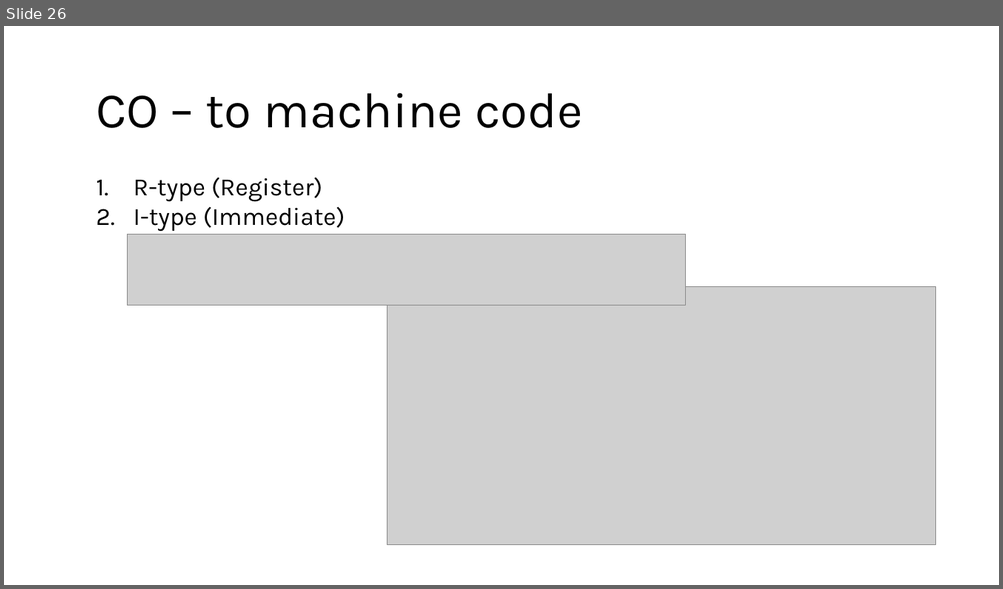
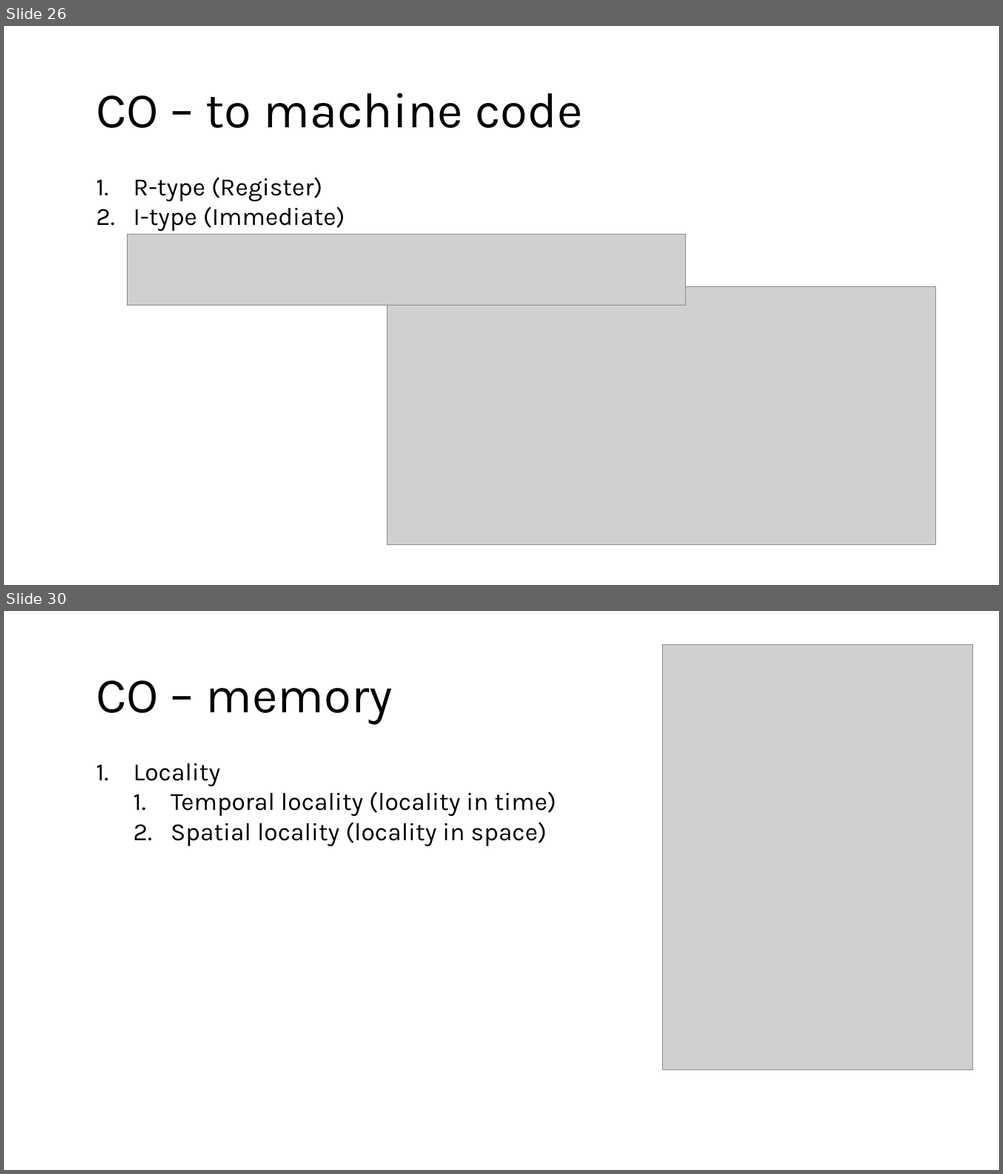
Before and after one commit to PuiPu/MasterExamPapers, a slide deck: 考研.pptx. Shown one above the other, each under a label of ours: slide 26 before the commit, slides 26 and 30 after it; the slides between them are not shown. The pictures are 1003x589 and 1003x1174 pixels, drawn with LibreOffice and Linux fonts; fonts in the diff are those of the drawing; grey boxes stand for pictures. Boxes give left, top, right and bottom in pixels: in the first picture for what was removed or moved away, otherwise in the second. Text is boxed around its words. In the diff, an @@ line names an element or a change of style, - is before the commit and + after.

```diff
--- a/考研.pptx
+++ b/考研.pptx
@@ slide 30 added at (4, 611, 999, 1170), background #FFFFFF @@
@@ picture added at (663, 645, 973, 1071) @@
@@ text added at (96, 681, 392, 725), 48 pt, text #000000 @@
+CO – memory
@@ text added at (134, 763, 556, 847), 24 pt, text #000000 @@
+1. Locality
+  1. Temporal locality (locality in time)
+  2. Spatial locality (locality in space)
```
Also in this commit, not shown: 1 slide changed, 5 other slides added, 1 slide removed, 8 other files.
